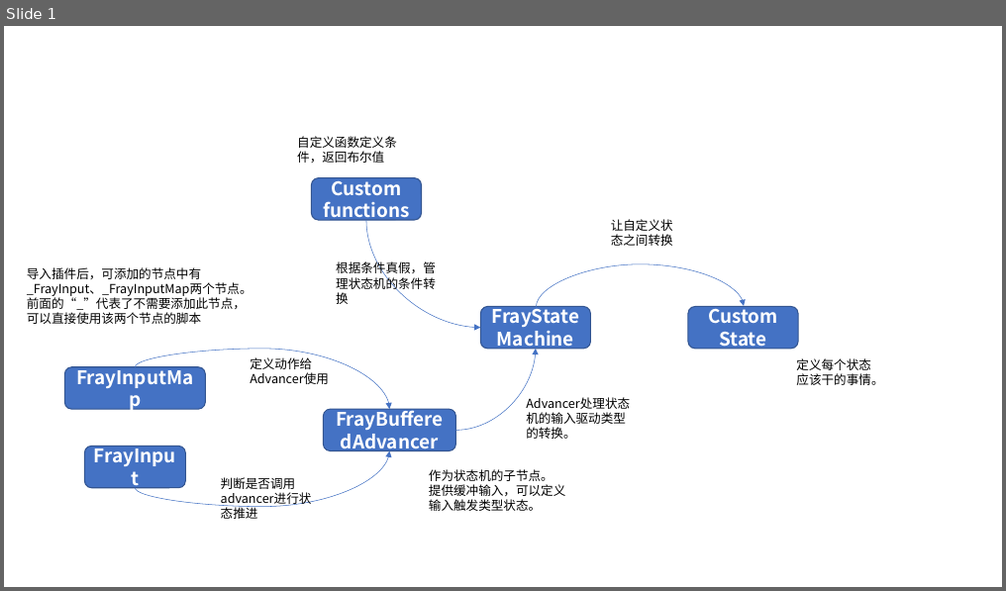
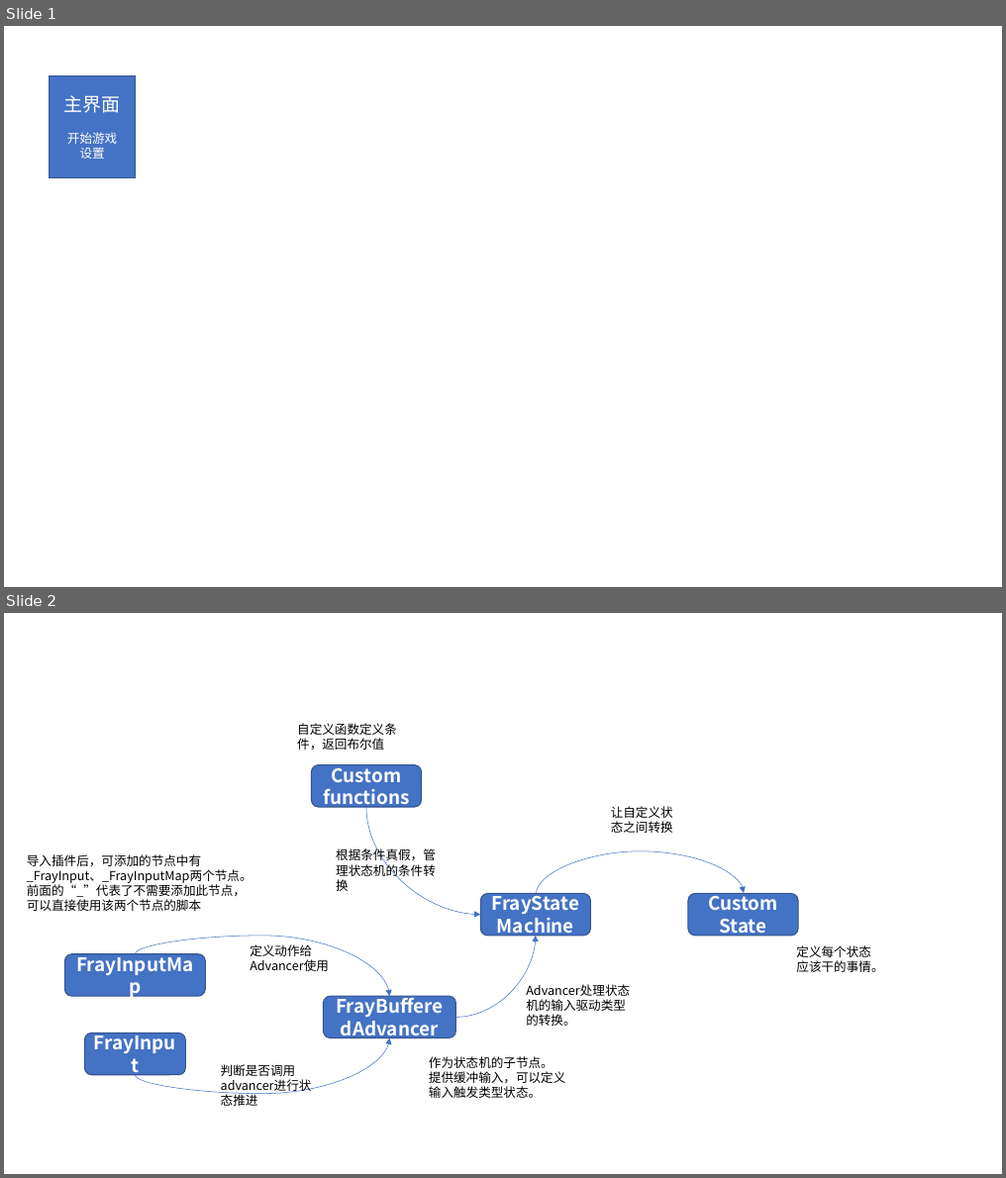
Before and after one commit to Forgeey/the-oc-fighting, a slide deck: doc/例图.pptx. Shown one above the other, each under a label of ours: slide 1 before the commit, slides 1 and 2 after it. The pictures are 1006x591 and 1006x1178 pixels, drawn with LibreOffice and Linux fonts; fonts in the diff are those of the drawing. Boxes give left, top, right and bottom in pixels: in the first picture for what was removed or moved away, otherwise in the second. Text is boxed around its words. In the diff, an @@ line names an element or a change of style, - is before the commit and + after.

```diff
--- a/doc/例图.pptx
+++ b/doc/例图.pptx
@@ slide 1 added at (x1=4, y1=26, x2=1002, y2=587), background #FFFFFF @@
@@ rectangle added at (x1=49, y1=76, x2=136, y2=178), fill #4472C4, outline #325491 1 pt, 12 pt, text #FFFFFF @@
+主界面
+开始游戏
+设置
@@ what was slide 1 is now slide 2 @@
```
Also in this commit, not shown: 8 other files.
